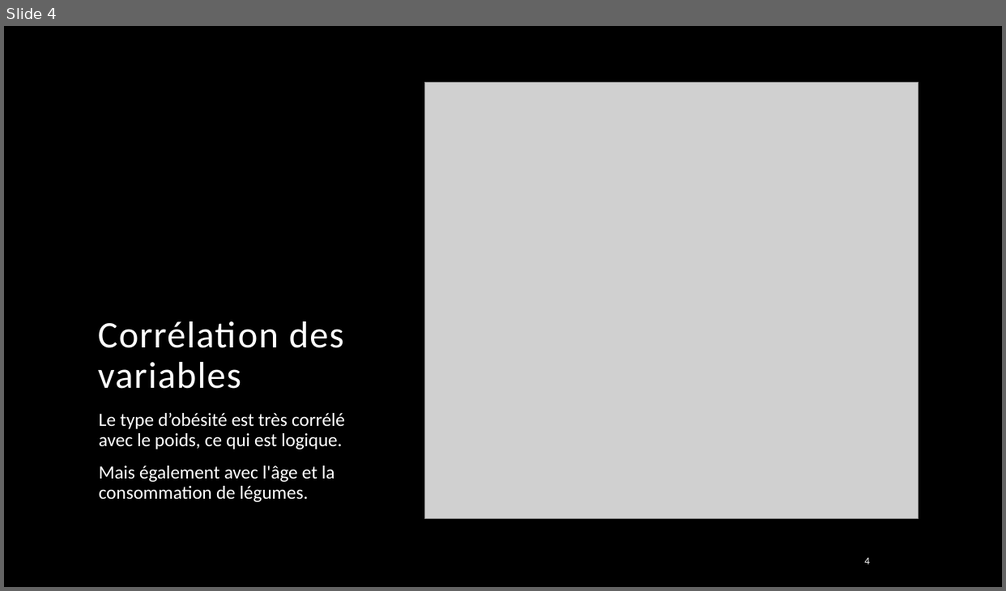
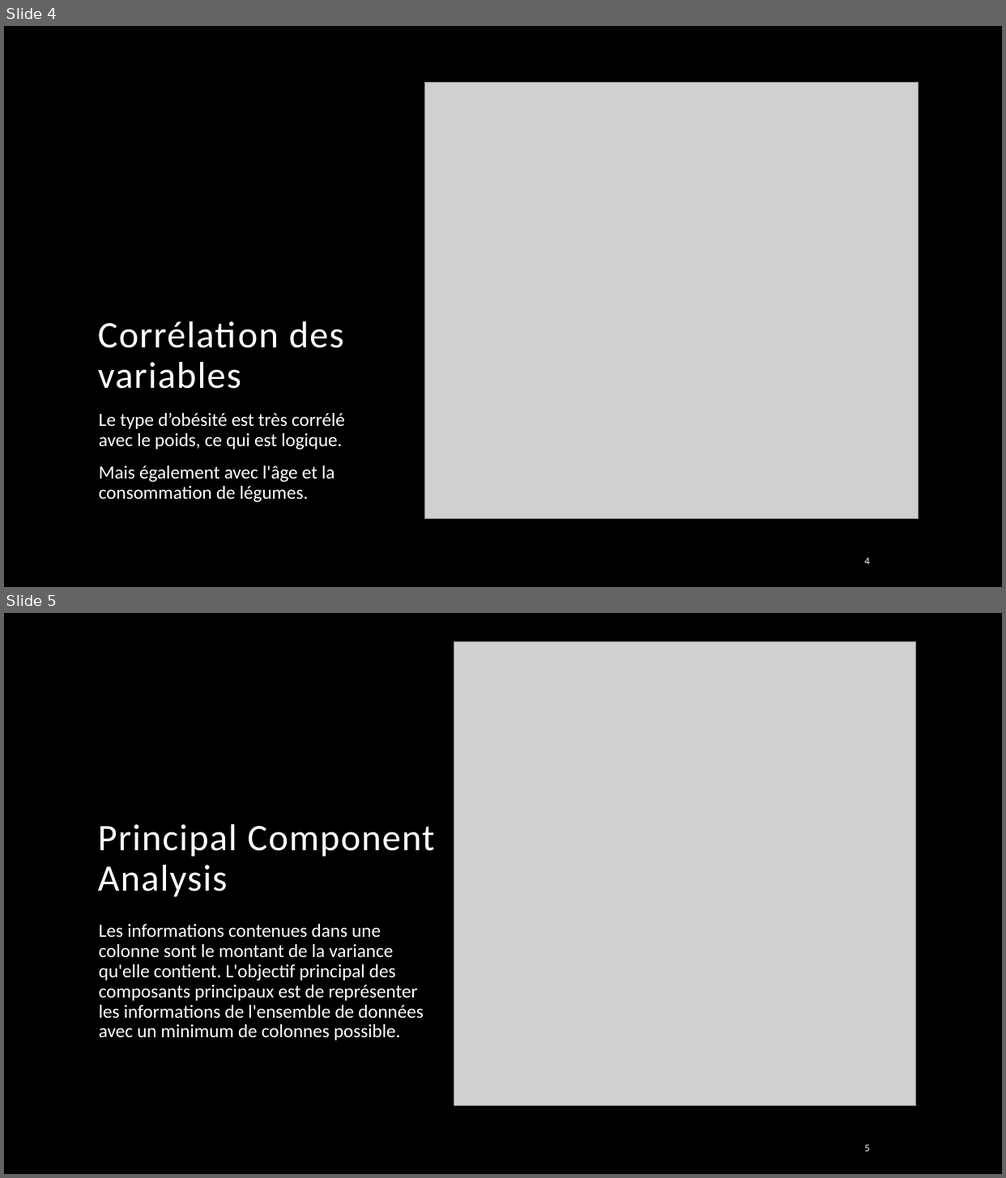
Before and after one commit to Nigirith/Obesity_Data_Analysis, a slide deck: Présentation.pptx. Shown one above the other, each under a label of ours: slide 4 before the commit, slides 4 and 5 after it. The pictures are 1006x591 and 1006x1178 pixels, drawn with LibreOffice and Linux fonts; fonts in the diff are those of the drawing; grey boxes stand for pictures; background and template pictures are left out. Boxes give left, top, right and bottom in pixels: in the first picture for what was removed or moved away, otherwise in the second. Text is boxed around its words. In the diff, an @@ line names an element or a change of style, - is before the commit and + after.

```diff
--- a/Présentation.pptx
+++ b/Présentation.pptx
@@ slide 5 added at (4, 613, 1002, 1174), background picture (left out) @@
@@ picture added at (454, 642, 916, 1106) @@
@@ title added at (98, 824, 435, 897), 36 pt, text #FFFFFF @@
+Principal Component Analysis
@@ text added at (99, 924, 424, 1041), 18 pt, text #FFFFFF @@
+Les informations contenues dans une colonne sont le montant de la variance qu'elle contient. L'objectif principal des composants principaux est de représenter les informations de l'ensemble de données avec un minimum de colonnes possible.
@@ page number added at (864, 1144, 869, 1152), 10 pt, text #FFFFFF @@
+5
```
Also in this commit, not shown: 2 slides changed, 13 other slides added, 10 slides removed, 1 other file.
